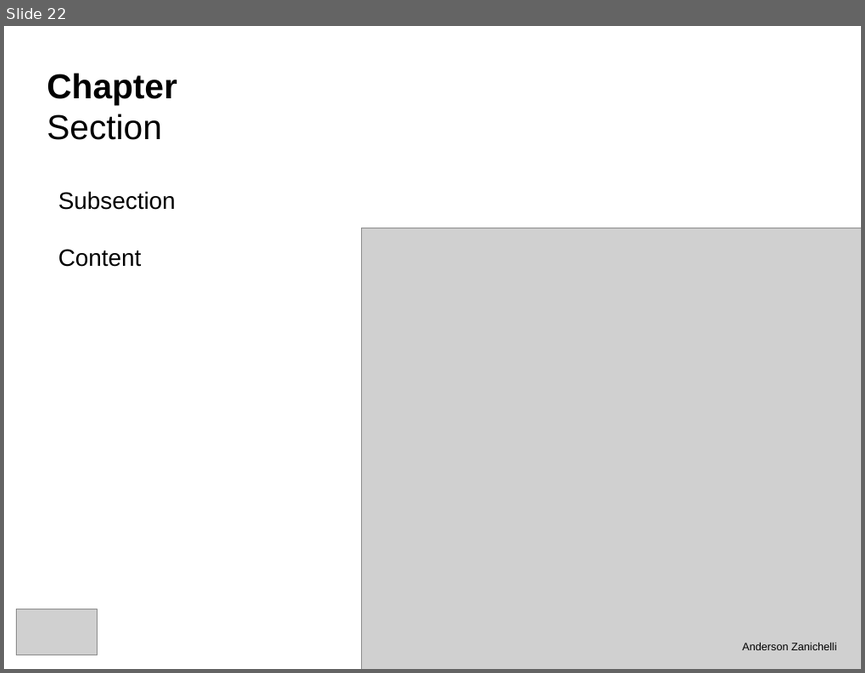
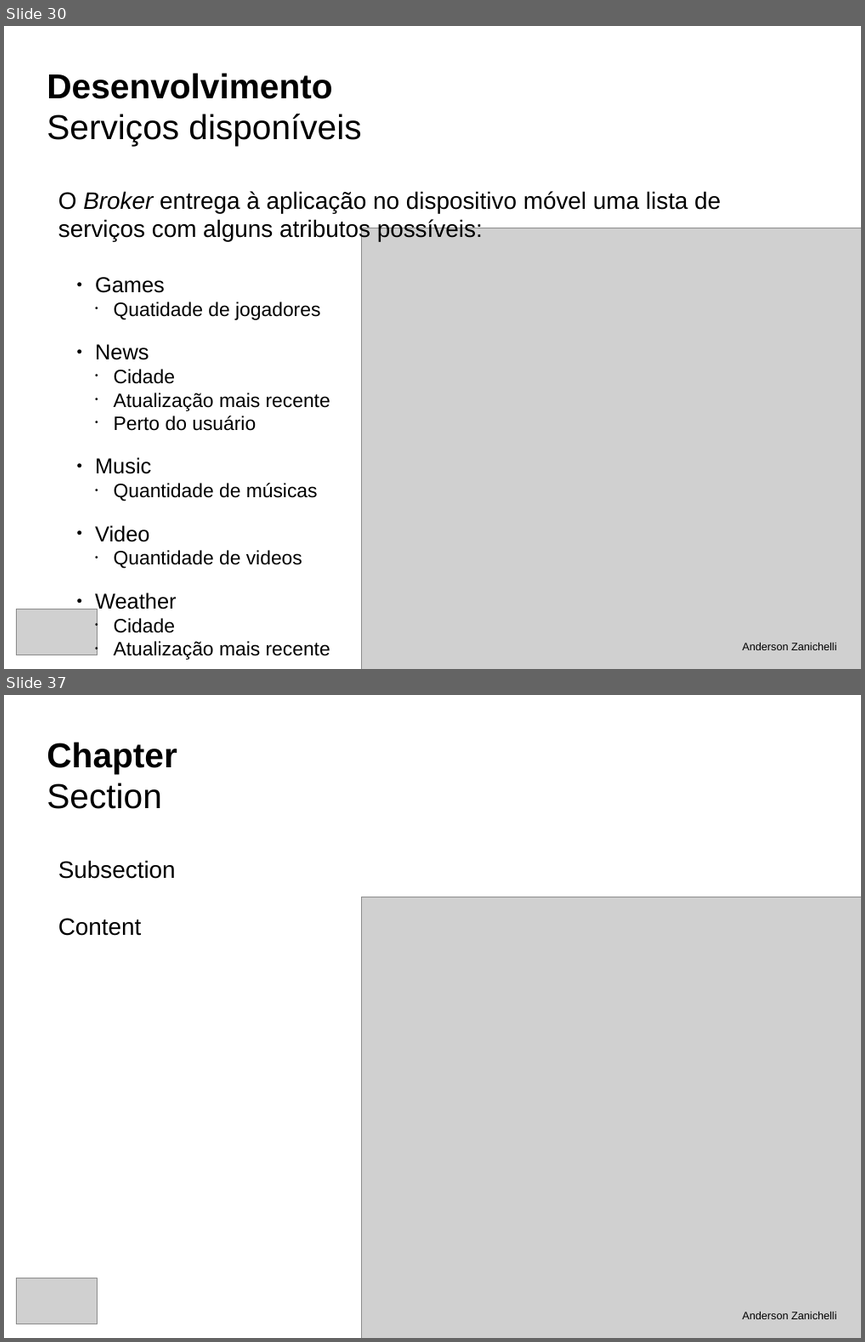
Before and after one commit to andersonzanichelli/tcc-informatica, a slide deck: defesa.odp. Shown one above the other, each under a label of ours: slide 22 before the commit, slides 30 and 37 after it; the slides between them are not shown. The pictures are 865x673 and 865x1342 pixels, drawn with LibreOffice and Linux fonts; fonts in the diff are those of the drawing; grey boxes stand for pictures. Boxes give left, top, right and bottom in pixels: in the first picture for what was removed or moved away, otherwise in the second. Text is boxed around its words. In the diff, an @@ line names an element or a change of style, - is before the commit and + after.

Commit message:
Defesa - Desenvolvimento

```diff
--- a/defesa.odp
+++ b/defesa.odp
@@ slide 30 added at box(4, 26, 861, 669), background #FFFFFF @@
@@ title added at box(46, 73, 361, 146), 32 pt, text #000000 @@
+Desenvolvimento
+Serviços disponíveis
@@ text added at box(58, 191, 721, 659), 18 pt, text #000000 @@
+O Broker entrega à aplicação no dispositivo móvel uma lista de
+serviços com alguns atributos possíveis:
+  ● Games
+    • Quatidade de jogadores
+  ● News
+    • Cidade
+    • Atualização mais recente
+    • Perto do usuário
+  ● Music
+    • Quantidade de músicas
+  ● Video
+    • Quantidade de videos
+  ● Weather
+    • Cidade
+    • Atualização mais recente
@@ picture added at box(362, 228, 861, 669) @@
@@ picture added at box(17, 609, 98, 655) @@
@@ text added at box(742, 641, 836, 650), 10 pt, text #000000 @@
+Anderson Zanichelli
@@ what was slide 22 is now slide 37 @@
```
Also in this commit, not shown: 1 slide changed, 15 other slides added, 2 slides removed, 12 other files.
